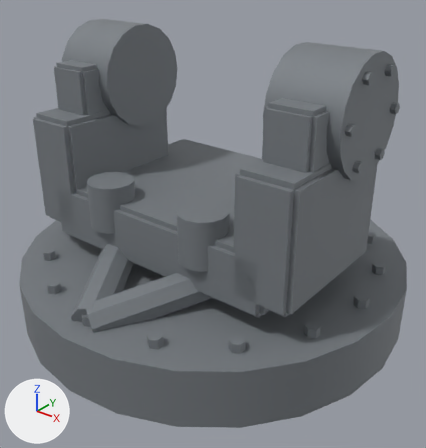
What one commit did to the glTF model prototype/assets/models/parts/heavy_laser_mount.glb.
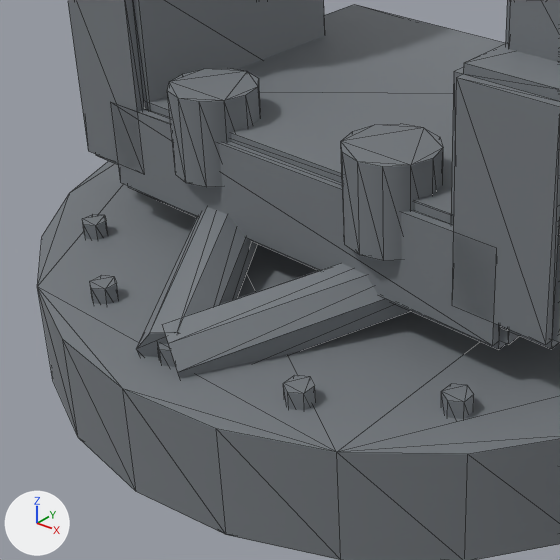
Old and new are each drawn whole from a 50 mm camera at (0.731, -0.916, 0.75) aimed at (0.026, -0.034, 0.204) and again close up on the part from 0% to 68% of the width and 30% to 95% of the height. The axes (+X, +Y, +Z) are drawn at lower left. The lights are the same throughout. The first two pictures are the older version. The close-ups show mesh edges as thin lines. Vertices at exactly the same position are counted once.

Before the edit, the objects in view are built like this:
```python
me_heavy_laser_mount_mesh = bpy.data.meshes.new('heavy_laser_mount_mesh')
me_heavy_laser_mount_mesh.from_pydata(...)  # 696 vertices, 1232 faces; spans x -0.42..0.42, y -0.42..0.42, z 0.0..0.586
me_heavy_laser_mount_mesh.materials.append(mat_heavy_laser_mount_mat)  # grey #81868b
ob_heavy_laser_mount = bpy.data.objects.new('heavy_laser_mount', me_heavy_laser_mount_mesh)
ob_heavy_laser_mount.location = (0.0, 0.0, 0.0)
```
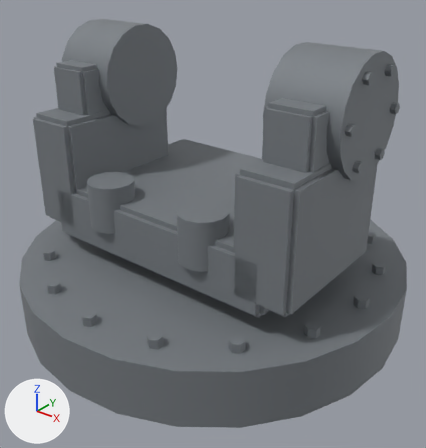
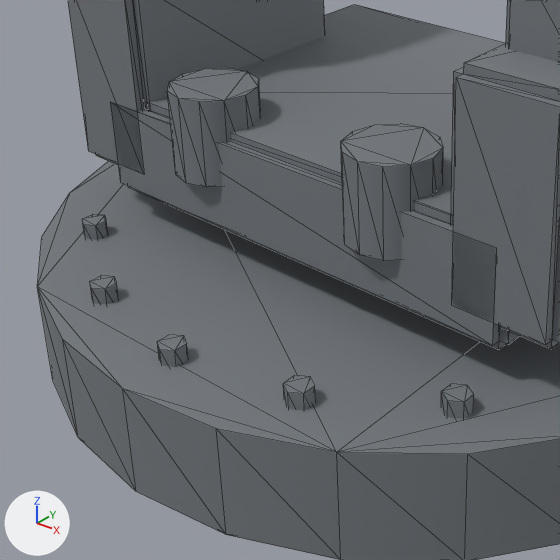
What differs and where, as boxes (x1, y1, x2, y2) in the close-ups (560 x 560 px):
part 1 of me_heavy_laser_mount_mesh, deleted
    before: (162, 263, 410, 379)
part 2 of me_heavy_laser_mount_mesh, deleted
    before: (137, 207, 258, 357)

What the commit changed:
me_heavy_laser_mount_mesh is used by ob_heavy_laser_mount; location (0.0, 0.0, 0.0).
me_heavy_laser_mount_mesh had 696 vertices, 1232 faces and spanned x -0.42..0.42, y -0.42..0.42, z 0.0..0.586.
me_heavy_laser_mount_mesh now has 664 vertices, 1176 faces and spans x -0.42..0.42, y -0.42..0.42, z 0.0..0.586.
me_heavy_laser_mount_mesh part 1: the loose piece of 16 vertices spanning x -0.029..0.209, y -0.379..-0.041, z 0.086..0.214 is deleted.
me_heavy_laser_mount_mesh part 2: the loose piece of 16 vertices spanning x -0.209..0.029, y -0.379..-0.041, z 0.086..0.214 is deleted.
Other edits to the shape of me_heavy_laser_mount_mesh do not show in these pictures.
